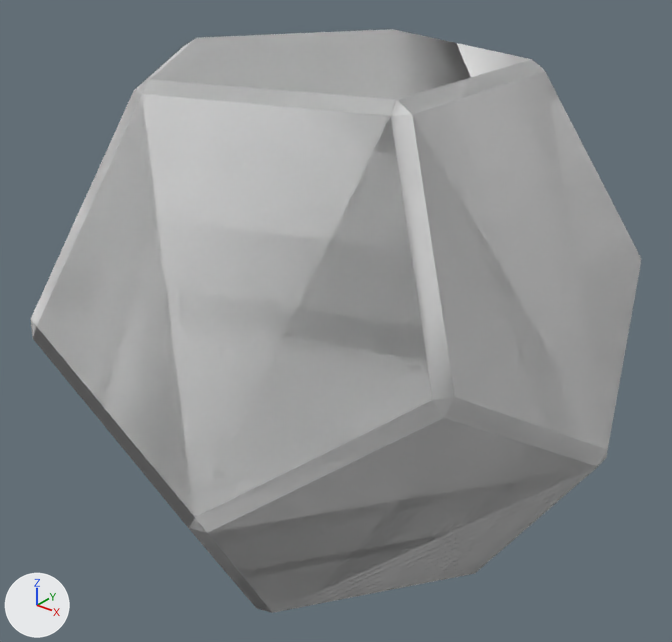
Two versions of the Blender file models/arena.blend, one commit apart.
One viewpoint serves both versions: a 50 mm camera at (7.04, -8.76, 5.23) aimed at (0.07, -0.05, -0.17). The axes (+X, +Y, +Z) are drawn at lower left. The lights are the same throughout.
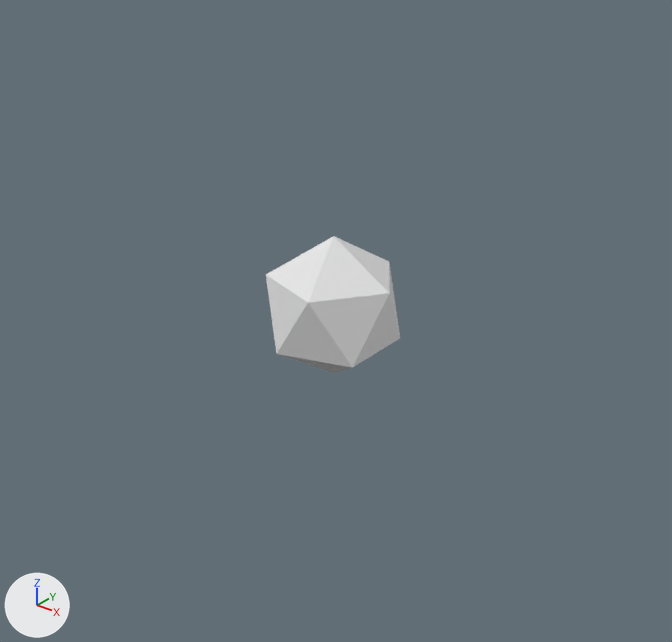
Pixel boxes (x1, y1, x2, y2) of what changed, in the pictures (672 x 642 px):
'Icosphere', reshaped, rescaled (78% narrower, 76% shorter): before (31, 29, 641, 613); after (266, 236, 400, 373)
part 1 of me_icosphere_002, added: after (266, 236, 400, 373)
part 2 of me_icosphere_002, deleted: before (137, 29, 641, 448)
part 3 of me_icosphere_002, deleted: before (31, 29, 641, 613)

The change, as a diff of the scene's bpy script:
```diff
--- a/models/arena.blend.py
+++ b/models/arena.blend.py
@@ me_icosphere_002 @@
 me_icosphere_002.from_pydata(...)  # 240 vertices, 248 faces; spans x -0.79..0.79, y -0.75..0.75, z -0.65..0.65
 # used by ob_icosphere; location = (0.0, 0.0, 0.0); scale = (5.0, 5.0, 5.0)
+# me_icosphere_002 part 1: a new loose piece, an icosphere of 20 faces spanning x -0.89..0.89, y -0.85..0.85, z -1.0..1.0
+# me_icosphere_002 part 2: the loose piece of 60 vertices spanning x -0.79..0.79, y -0.75..0.75, z -0.65..0.65 is deleted
+# me_icosphere_002 part 3: the loose piece of 60 vertices spanning x -0.79..0.79, y -0.75..0.75, z -0.65..0.65 is deleted
@@ ob_icosphere @@
 ob_icosphere.location = (0.0, 0.0, 0.0)
-ob_icosphere.scale = (5.0, 5.0, 5.0)
```
